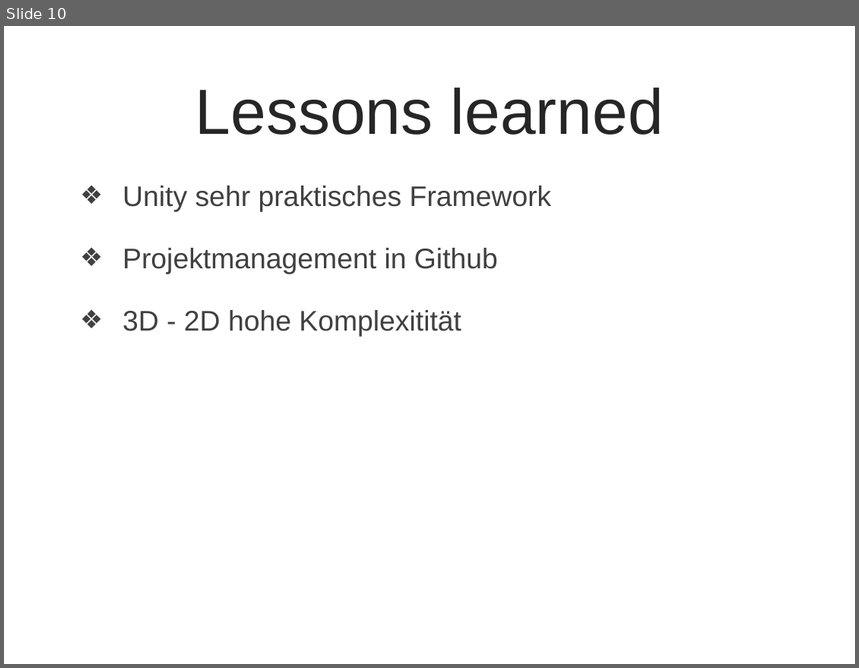
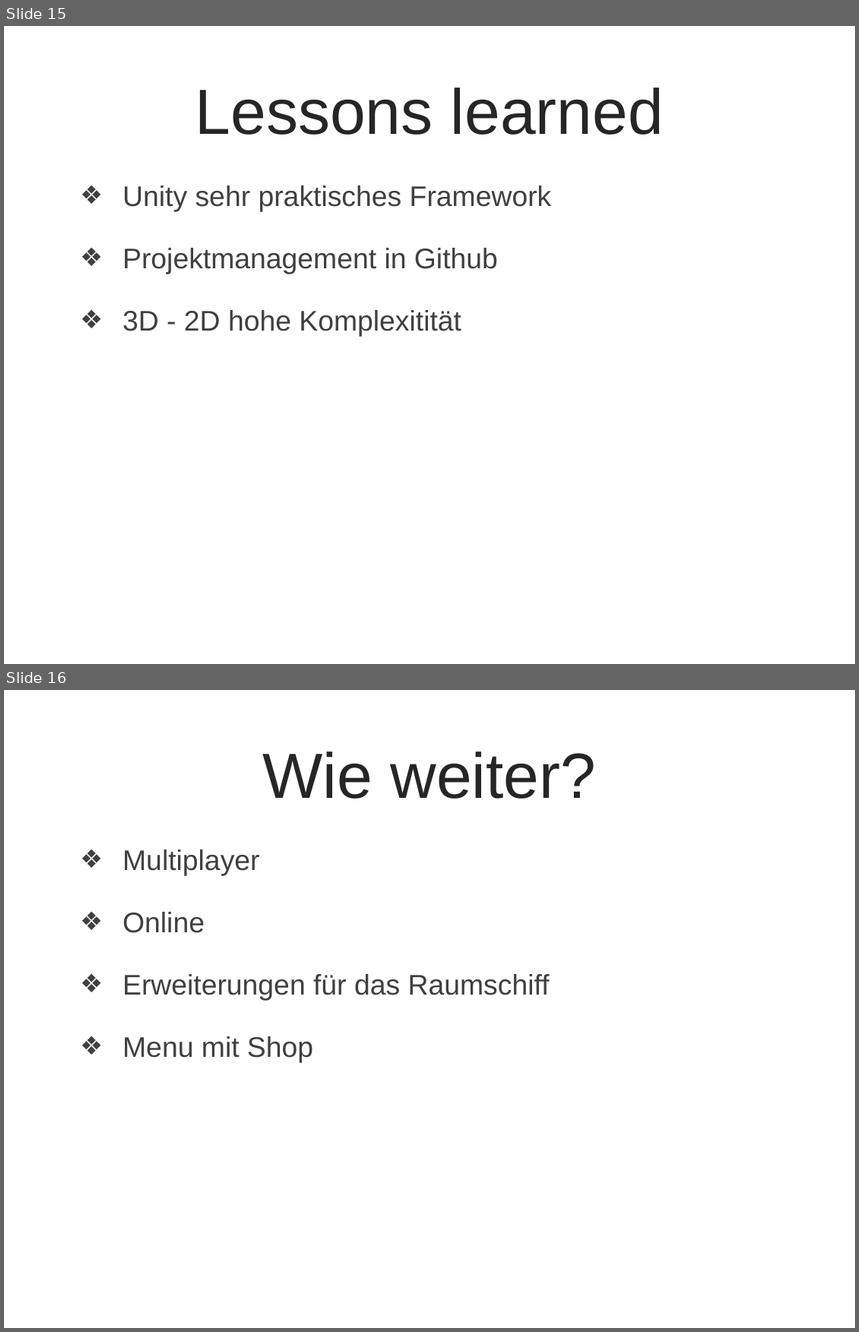
Before and after one commit to smowdy/bfh_projekt_1, a slide deck: doc/PP_Arcade_V1.pptx. Shown one above the other, each under a label of ours: slide 10 before the commit, slides 15 and 16 after it. The pictures are 859x668 and 859x1332 pixels, drawn with LibreOffice and Linux fonts; fonts in the diff are those of the drawing; background and template pictures are left out. Boxes give left, top, right and bottom in pixels: in the first picture for what was removed or moved away, otherwise in the second. Text is boxed around its words. In the diff, an @@ line names an element or a change of style, - is before the commit and + after.

```diff
--- a/doc/PP_Arcade_V1.pptx
+++ b/doc/PP_Arcade_V1.pptx
@@ slide 16 added at (4, 690, 855, 1328), background picture (left out) @@
@@ title added at (263, 752, 596, 799), 54 pt, text #262626 @@
+Wie weiter?
@@ text added at (123, 850, 550, 1063), 24 pt, text #404040 @@
+❖ Multiplayer
+❖ Online
+❖ Erweiterungen für das Raumschiff
+❖ Menu mit Shop
@@ what was slide 10 is now slide 15 @@
```
Also in this commit, not shown: 5 slides changed, 9 other slides added, 3 slides removed.
